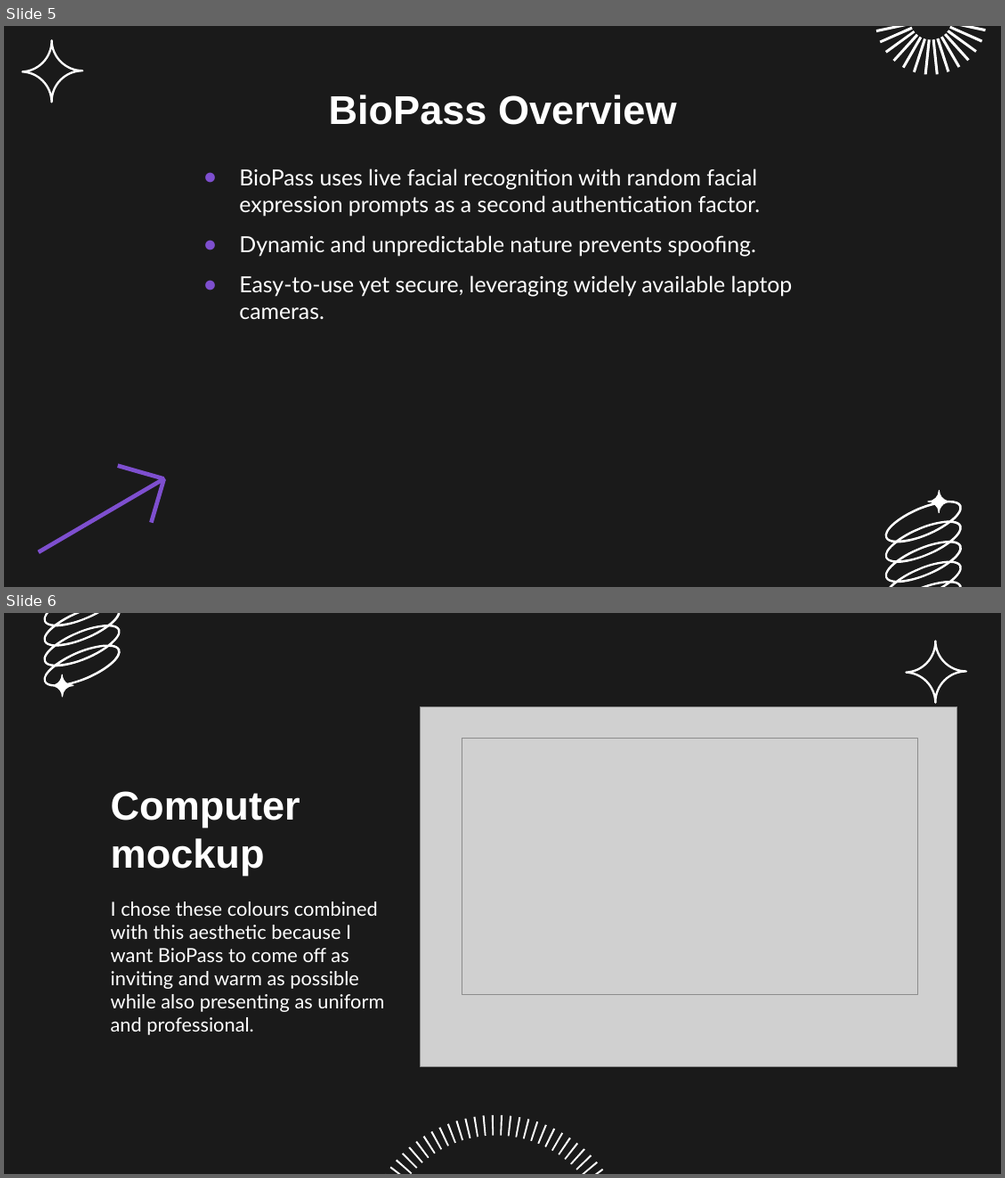
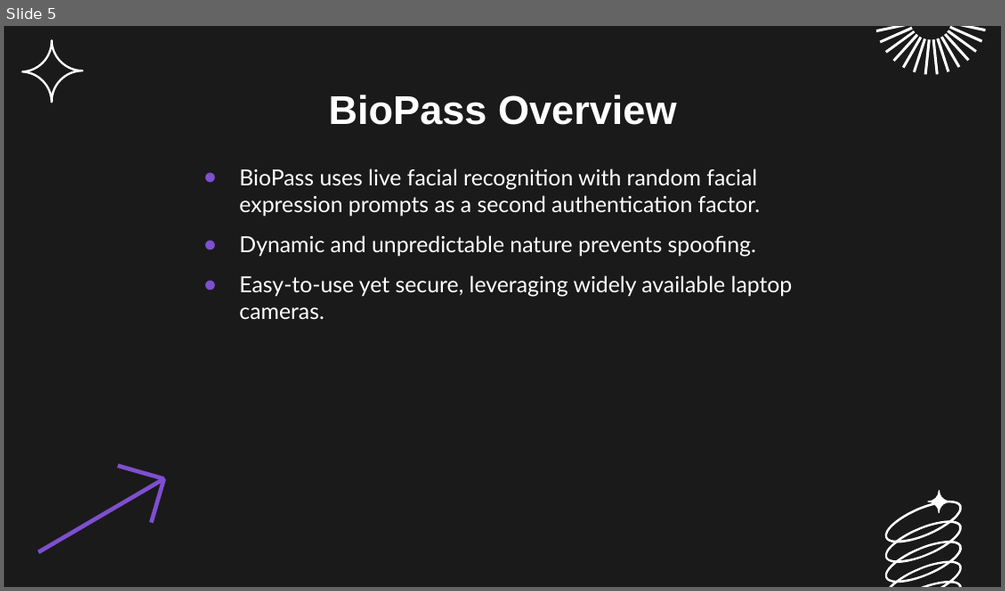
Before and after one commit to AishaNtl/FYPMidPoint, a slide deck: BioPassMidPointRev.pptx. Shown one above the other, each under a label of ours: slides 5 and 6 before the commit, slide 5 after it. The pictures are 1005x1178 and 1005x591 pixels, drawn with LibreOffice and Linux fonts; fonts in the diff are those of the drawing; grey boxes stand for pictures; background and template pictures are left out. Boxes give left, top, right and bottom in pixels: in the first picture for what was removed or moved away, otherwise in the second. Text is boxed around its words. In the diff, an @@ line names an element or a change of style, - is before the commit and + after.

```diff
--- a/BioPassMidPointRev.pptx
+++ b/BioPassMidPointRev.pptx
@@ slide 6 removed at (x1=4, y1=613, x2=1001, y2=1174), background #1A1A1A @@
@@ freeform shape removed at (x1=40, y1=613, x2=122, y2=697) @@
@@ freeform shape removed at (x1=906, y1=641, x2=966, y2=703) @@
@@ picture removed at (x1=421, y1=706, x2=957, y2=1067) @@
@@ picture removed at (x1=461, y1=738, x2=917, y2=994) @@
@@ title removed at (x1=111, y1=791, x2=300, y2=876) @@
-Computer mockup
@@ subtitle removed at (x1=111, y1=901, x2=384, y2=1012) @@
-I chose these colours combined with this aesthetic because I want BioPass to come off as inviting and warm as possible while also presenting as uniform and professional.
@@ freeform shape removed at (x1=363, y1=1114, x2=628, y2=1174) @@
```
Also in this commit, not shown: 1 slide changed, 2 other files.
